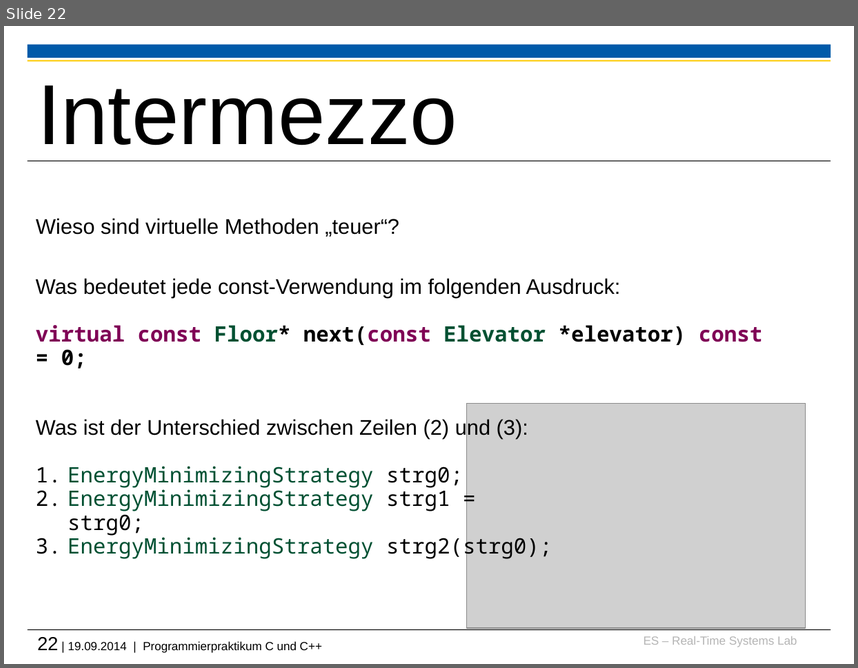
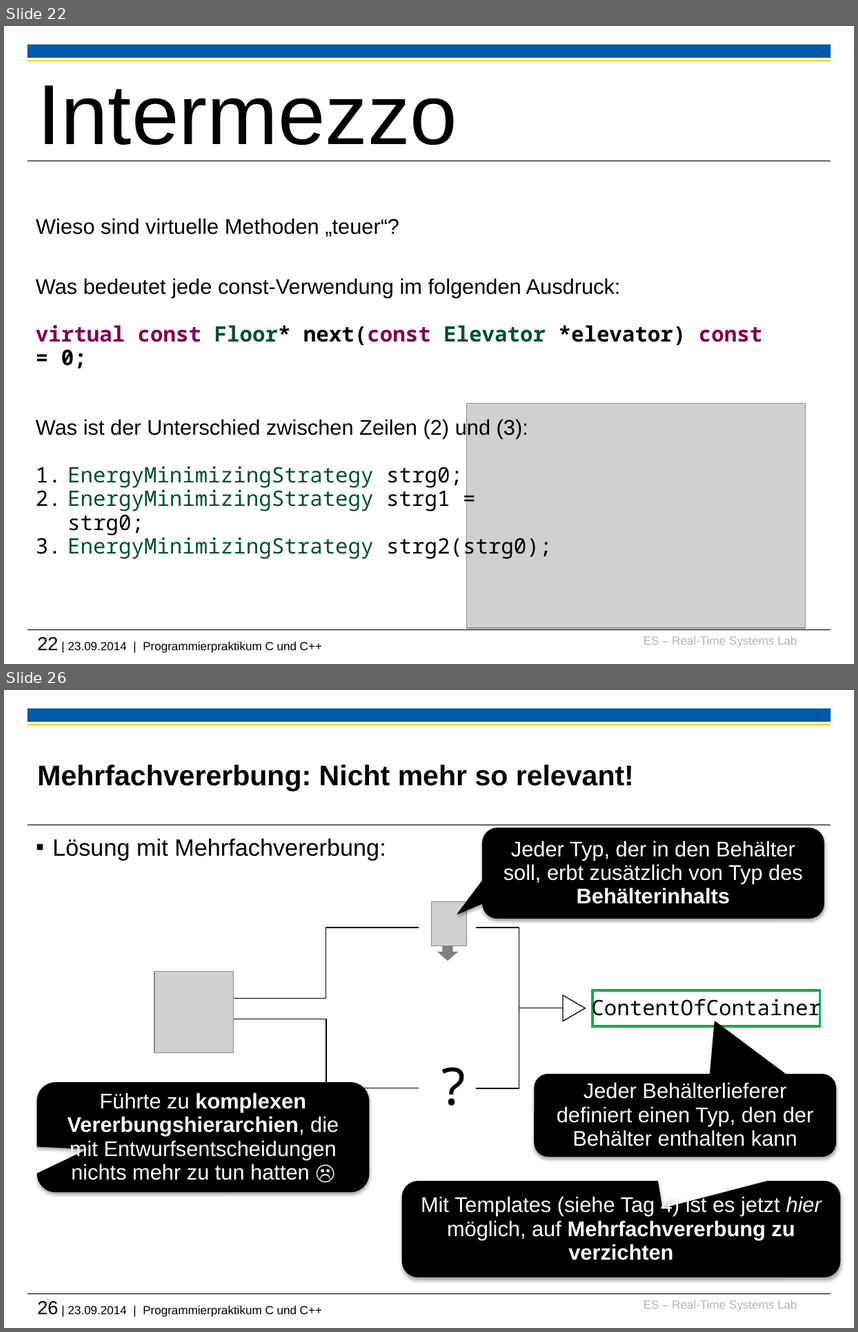
Before and after one commit to h82k/tud-cppp, a slide deck: Vorlesung/3 Vererbung-Polymorphie.pptx. Shown one above the other, each under a label of ours: slide 22 before the commit, slides 22 and 26 after it; the slides between them are not shown. The pictures are 858x668 and 858x1332 pixels, drawn with LibreOffice and Linux fonts; fonts in the diff are those of the drawing; grey boxes stand for pictures; background and template pictures are left out. Boxes give left, top, right and bottom in pixels: in the first picture for what was removed or moved away, otherwise in the second. Text is boxed around its words. In the diff, an @@ line names an element or a change of style, - is before the commit and + after.

```diff
--- a/Vorlesung/3 Vererbung-Polymorphie.pptx
+++ b/Vorlesung/3 Vererbung-Polymorphie.pptx
@@ slide 26 added at (x1=4, y1=690, x2=854, y2=1328), background #FFFFFF; not listed: 6 template elements that a slide beside it also shows @@
@@ title added at (x1=37, y1=765, x2=634, y2=791), 24 pt, text #000000, bold @@
+Mehrfachvererbung: Nicht mehr so relevant!
@@ rounded speech box added at (x1=483, y1=828, x2=824, y2=918), fill #000000, outline #000000 0.75 pt, 18 pt, text #FFFFFF @@
+Jeder Typ, der in den Behälter soll, erbt zusätzlich von Typ des Behälterinhalts
@@ text added at (x1=52, y1=838, x2=386, y2=860), 20 pt, text #000000 @@
+▪ Lösung mit Mehrfachvererbung:
@@ picture added at (x1=432, y1=902, x2=466, y2=946) @@
@@ elbow line added from (234, 998) to (419, 927), #000000 0.75 pt @@
@@ elbow line added from (562, 1008) to (476, 927), #000000 0.75 pt @@
@@ down arrow added at (x1=437, y1=943, x2=459, y2=961), fill #808080 @@
@@ picture added at (x1=154, y1=972, x2=234, y2=1053) @@
@@ triangle added at (x1=562, y1=995, x2=584, y2=1021), fill #FFFFFF, outline #000000 0.75 pt @@
@@ rectangle added at (x1=593, y1=990, x2=820, y2=1026), fill #FFFFFF, outline #00B050 2.25 pt, 18 pt, text #000000 @@
+ContentOfContainer
@@ elbow line added from (234, 1019) to (419, 1088), #000000 0.75 pt @@
@@ elbow line added from (562, 1008) to (476, 1088), #000000 0.75 pt @@
@@ text added at (x1=429, y1=1054, x2=476, y2=1121), 44 pt, text #000000 @@
+?
@@ rounded speech box added at (x1=37, y1=1083, x2=369, y2=1192), fill #000000, outline #000000 0.75 pt, 18 pt, text #FFFFFF @@
+Führte zu komplexen Vererbungshierarchien, die mit Entwurfsentscheidungen nichts mehr zu tun hatten ☹
@@ rounded speech box added at (x1=535, y1=1074, x2=835, y2=1156), fill #000000, outline #000000 0.75 pt, 18 pt, text #FFFFFF @@
+Jeder Behälterlieferer definiert einen Typ, den der Behälter enthalten kann
@@ rounded speech box added at (x1=403, y1=1181, x2=840, y2=1276), fill #000000, outline #000000 0.75 pt, 18 pt, text #FFFFFF @@
+Mit Templates (siehe Tag 4) ist es jetzt hier möglich, auf Mehrfachvererbung zu verzichten
@@ text at (x1=37, y1=637, x2=322, y2=653): text changed @@
-22 | 19.09.2014 | Programmierpraktikum C und C++
+22 | 23.09.2014 | Programmierpraktikum C und C++
```
Also in this commit, not shown: 6 slides changed, 10 other slides added, 5 other files.
